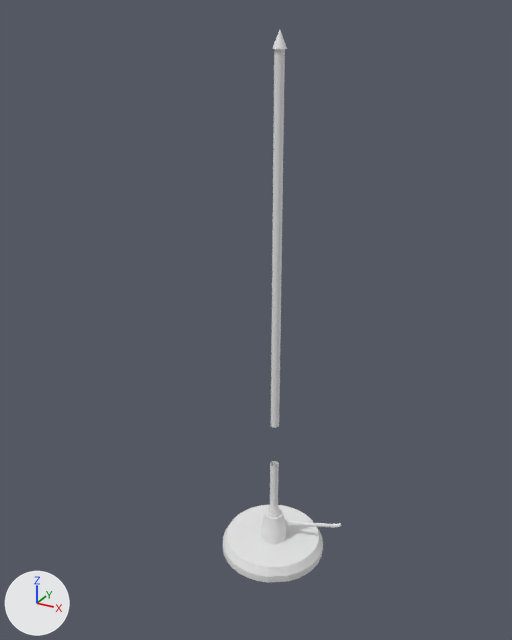
The Blender file models/AntennaUHF.blend as it was, and as the next commit left it.
Rendered twice from a camera (50 mm lens) standing at (5.85, -9.27, 10.26) and looking at (0.42, 0.61, 5.32). Arrows for +X, +Y and +Z are at lower left; the lights stay in place.

The older version as bpy lines, for what is in view:
```python
me_cerchio_002 = bpy.data.meshes.new('Cerchio.002')
me_cerchio_002.from_pydata(...)  # 998 vertices, 874 faces; spans x -1.09..1.33, y -1.09..1.09, z -0.01..10.48
ob_cerchio = bpy.data.objects.new('Cerchio', me_cerchio_002)
ob_cerchio.location = (0.65, 0.9, 0.25)
ob_cerchio.scale = (0.929, 0.929, 0.929)
```
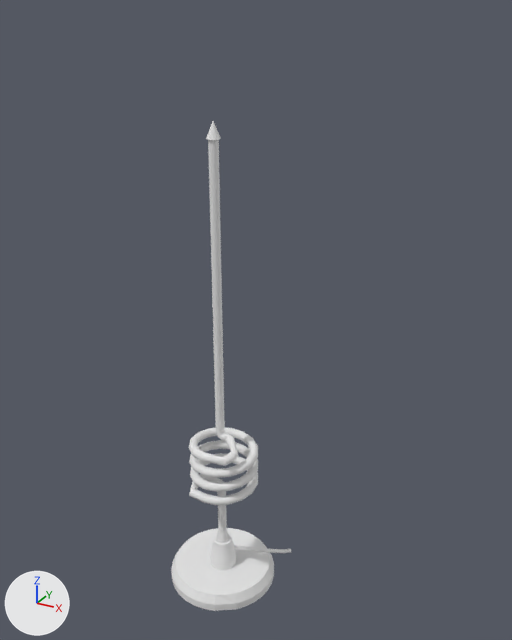
Commit message: Added antenna

What differs and where, as boxes [x1, y1, x2, y2] in the pictures (512 x 640 px):
'Cerchio', reshaped, moved (11% shorter)
    before: [223, 30, 341, 583]
    after: [171, 121, 291, 611]
'Circle.001', added
    after: [189, 427, 258, 505]
part 1 of me_cerchio_002, rebuilt (124% wider, 13% shorter)
    before: [271, 30, 287, 428]
    after: [202, 121, 239, 466]
part 2 of me_cerchio_002, built on
    after: [189, 474, 223, 502]

The change, as a list of edits to the scene's bpy script:
```text
Change me_cerchio_002:
    used by ob_cerchio; location = (0.65, 0.9, 0.25); scale = (0.929, 0.929, 0.929)
    remove me_cerchio_002.from_pydata(...)  # 998 vertices, 874 faces; spans x -1.09..1.33, y -1.09..1.09, z -0.01..10.48
    add me_cerchio_002.from_pydata(...)  # 1382 vertices, 1259 faces; spans x -1.09..1.33, y -1.09..1.09, z -0.01..9.39
    me_cerchio_002 part 1: the loose piece of 160 vertices spanning x -0.09..0.16, y -0.16..0.09, z 3.11..10.48 is rebuilt with 416 vertices and now spans x -0.09..0.61, y -0.72..0.09, z 3.23..9.39
    me_cerchio_002 part 2
    32 vertices are removed from x -0.05..0.12, y -0.12..0.05, z 2.19
    32 faces are deleted
    7 vertices in x -0.05..-0.01, y -0.1..0.04, z 2.19 move by (0.0, 0.0, 0.03)
    6 vertices in x -0.04..0.02, y -0.12..0.05, z 2.19 move by (0.0, 0.0, 0.04)
    5 vertices in x 0.11..0.12, y -0.07..0.0, z 2.19 move by (0.0, 0.0, 0.07)
    5 vertices in x -0.05..-0.04, y -0.07..0.0, z 2.19 move by (0.0, 0.0, 0.02)
    4 vertices in x -0.04..-0.03, y -0.09..0.03, z 2.19 move by (0.01, 0.0, 0.03)
    4 vertices in x 0.03..0.05, y -0.12..0.05, z 2.19 move by (0.0, 0.0, 0.05)
    65 vertices move from x -0.05..0.12, y -0.12..0.05, z 2.19 to x -0.11..0.1, y -0.12..0.05, z 2.22..2.39
    160 vertices are added at x -0.49..0.05, y -0.72..0.03, z 2.23..2.44
    160 new faces join them
Add me_circle_001:
    me_circle_001.from_pydata(...)  # 32 vertices, 1 face; spans x -0.062, y -0.643..-0.481, z -1.24..-1.078
Change ob_cerchio:
    ob_cerchio.location: (0.65, 0.9, 0.25) -> (0.0, 0.01, 0.01)
Add ob_circle_001:
    ob_circle_001 = bpy.data.objects.new('Circle.001', me_circle_001)
    ob_circle_001.location = (0.1, -0.02, 3.34)
    ob_circle_001.scale = (0.984, 0.984, 0.984)
    _m = ob_circle_001.modifiers.new('Screw', 'SCREW')
    _m.iterations = 3
    _m.screw_offset = 0.3
```
